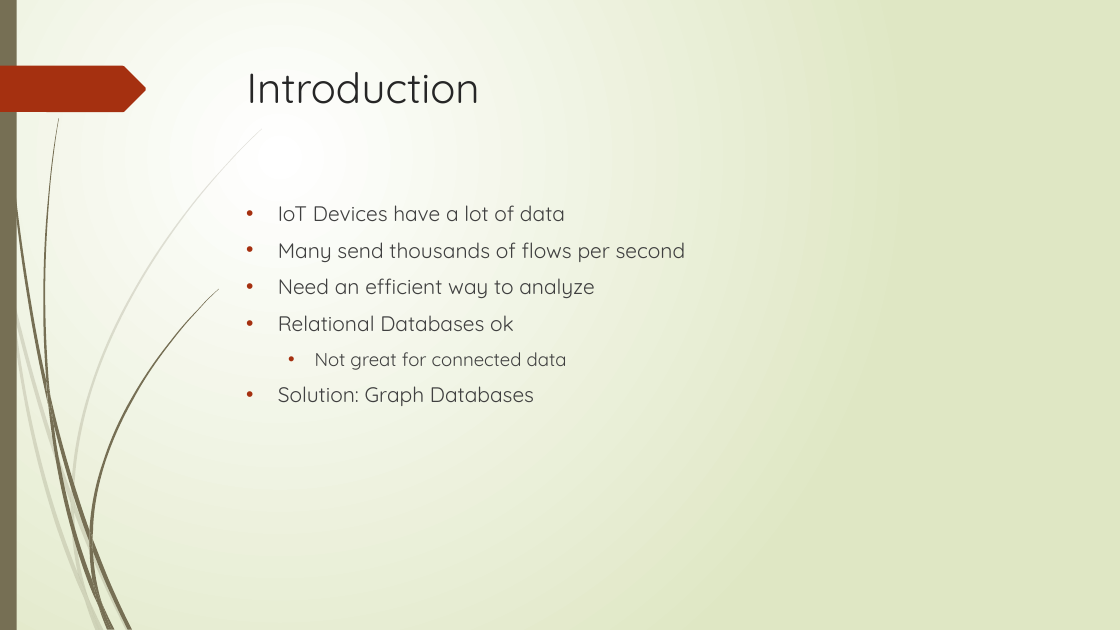
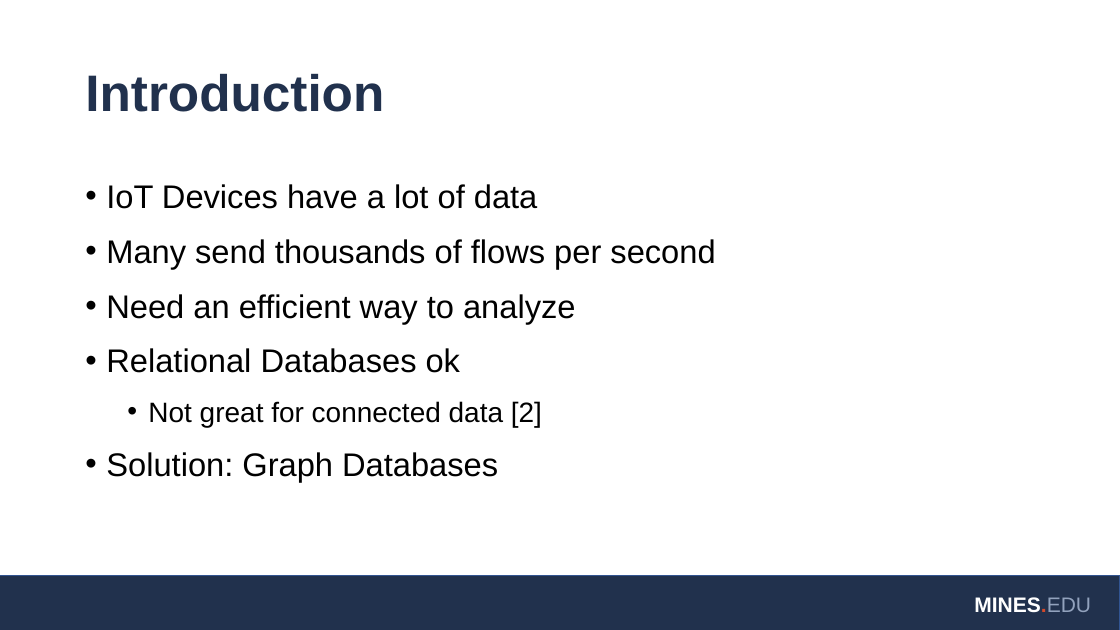
Before and after one commit to coltersnyder/CSCI598BFinalProject, a slide deck: slide 2 of FinalPresentation.pptx. Drawn at 1120x630 pixels with LibreOffice and Linux fonts; fonts in the diff are those of the drawing; background and template pictures are left out. Boxes give left, top, right and bottom in pixels: in the first picture for what was removed or moved away, otherwise in the second. Text is boxed around its words. In the diff, an @@ line names an element or a change of style, - is before the commit and + after.

Commit message:
Updated theme to Mines theme
Updated powerpoint theme to be the Mines presentation theme

```diff
--- a/FinalPresentation.pptx
+++ b/FinalPresentation.pptx
@@ background gradient #FFFFFF to #DFE8C4 to #FFFFFF @@
@@ rectangle removed at [0, 0, 17, 630] @@
@@ title "Introduction": place and size @@
-title "Introduction" at [247, 72, 480, 104]
+title "Introduction" at [85, 73, 384, 112]
@@ title "Introduction" at [85, 73, 384, 112]: size 36 to 44 pt, font Quicksand to Arial, text colour #262626 to #21314D, bold on; line spacing 1 to 0.9; vertical alignment top to middle @@
@@ freeform shape removed at [0, 66, 146, 112] @@
@@ text "IoT Devices have a lot ...": place and size @@
-text "IoT Devices have a lot ..." at [278, 205, 686, 406]
+text "IoT Devices have a lot ..." at [106, 184, 715, 482]
@@ text at [106, 184, 715, 482]: size 18 to 28 pt, font Quicksand to Arial, text colour #404040 to #000000 in "IoT Devices have a lot of data", "Many send thousands of flows per second", "Need an efficient way to analyze", "Relational Databases ok" and 1 more places; indent changed; line spacing 1 to 1.1 @@
@@ text at [148, 401, 542, 427]: text changed; size 16 to 24 pt; font Quicksand to Arial; text colour #404040 to #000000 @@
-  • Not great for connected data
+  • Not great for connected data [2]
@@ rectangle added at [0, 576, 1120, 630], fill #21314D, outline #325491 1 pt @@
@@ group removed at [0, 129, 262, 630]: 10 freeform shapes @@
@@ group removed at [3, 0, 218, 630]: 12 freeform shapes @@
@@ text added at [974, 597, 1091, 613], 18 pt, text #FFFFFF, bold @@
+MINES.EDU
```
Also in this commit, not shown: 14 other slides changed.
